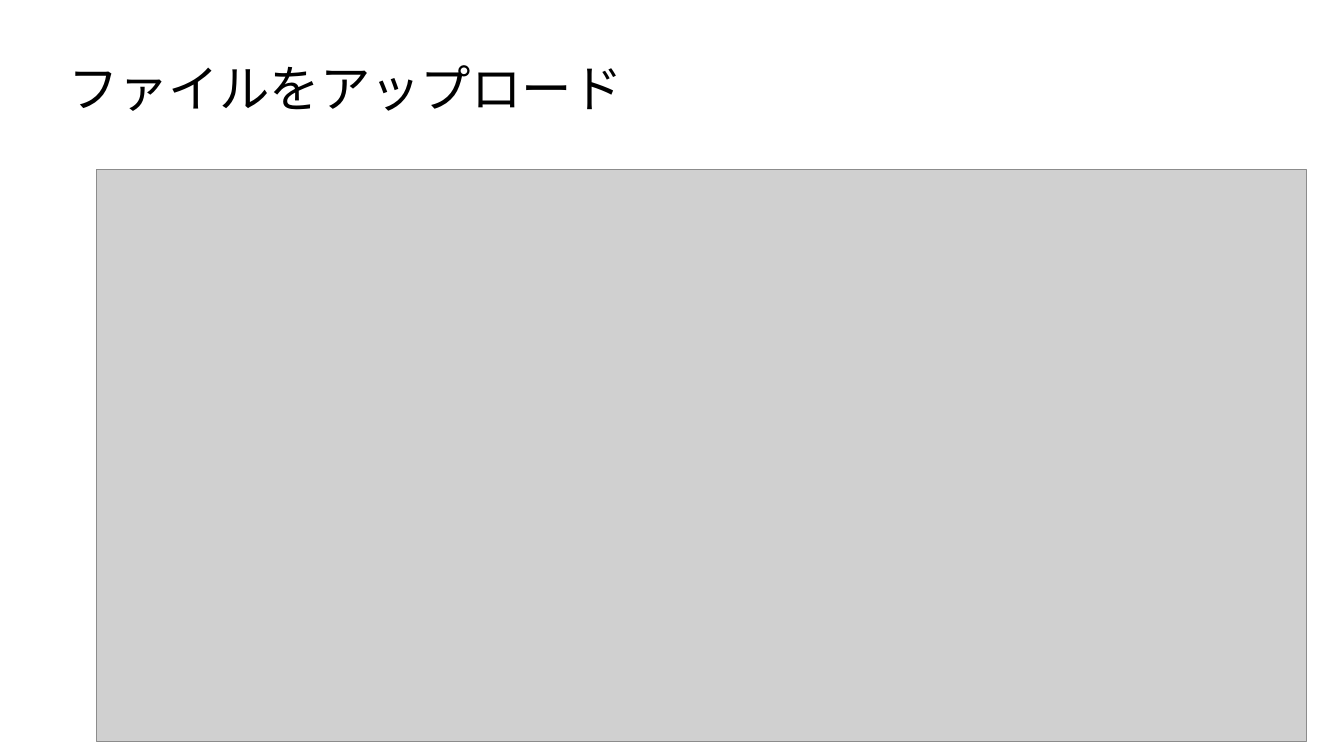
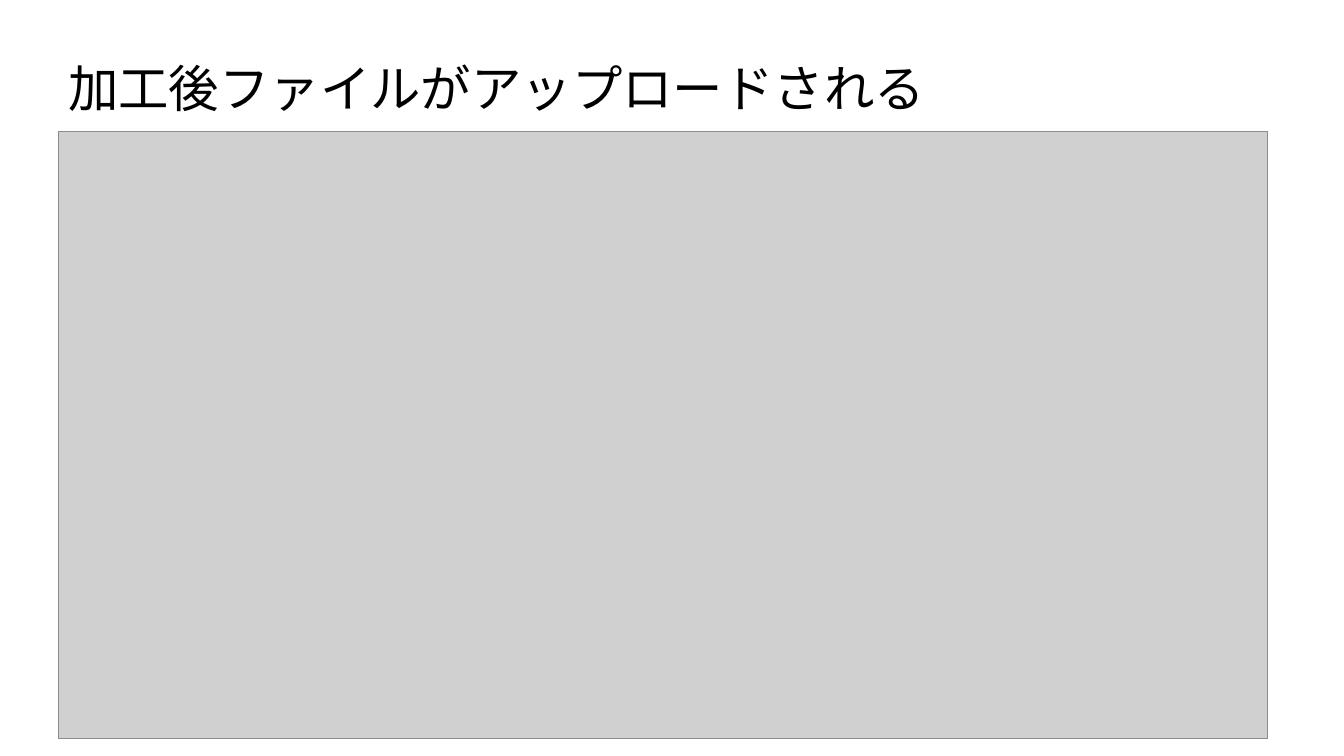
Before and after one commit to TokushigeJunya/test, a slide deck: slide 9 of AWS_SAMを使ったサーバレスアプリ開発.pptx. Drawn at 1344x756 pixels with LibreOffice and Linux fonts; fonts in the diff are those of the drawing; grey boxes stand for pictures. Boxes give left, top, right and bottom in pixels: in the first picture for what was removed or moved away, otherwise in the second. Text is boxed around its words. In the diff, an @@ line names an element or a change of style, - is before the commit and + after.

```diff
--- a/AWS_SAMを使ったサーバレスアプリ開発.pptx
+++ b/AWS_SAMを使ったサーバレスアプリ開発.pptx
@@ text at [68,64,925,112]: text changed @@
-ファイルをアップロード
+加工後ファイルがアップロードされる
@@ picture: place and size @@
-picture at [97,170,1307,742]
+picture at [58,131,1268,739]
```
Also in this commit, not shown: 2 other slides changed, 1 slide added, 2 slides removed.
